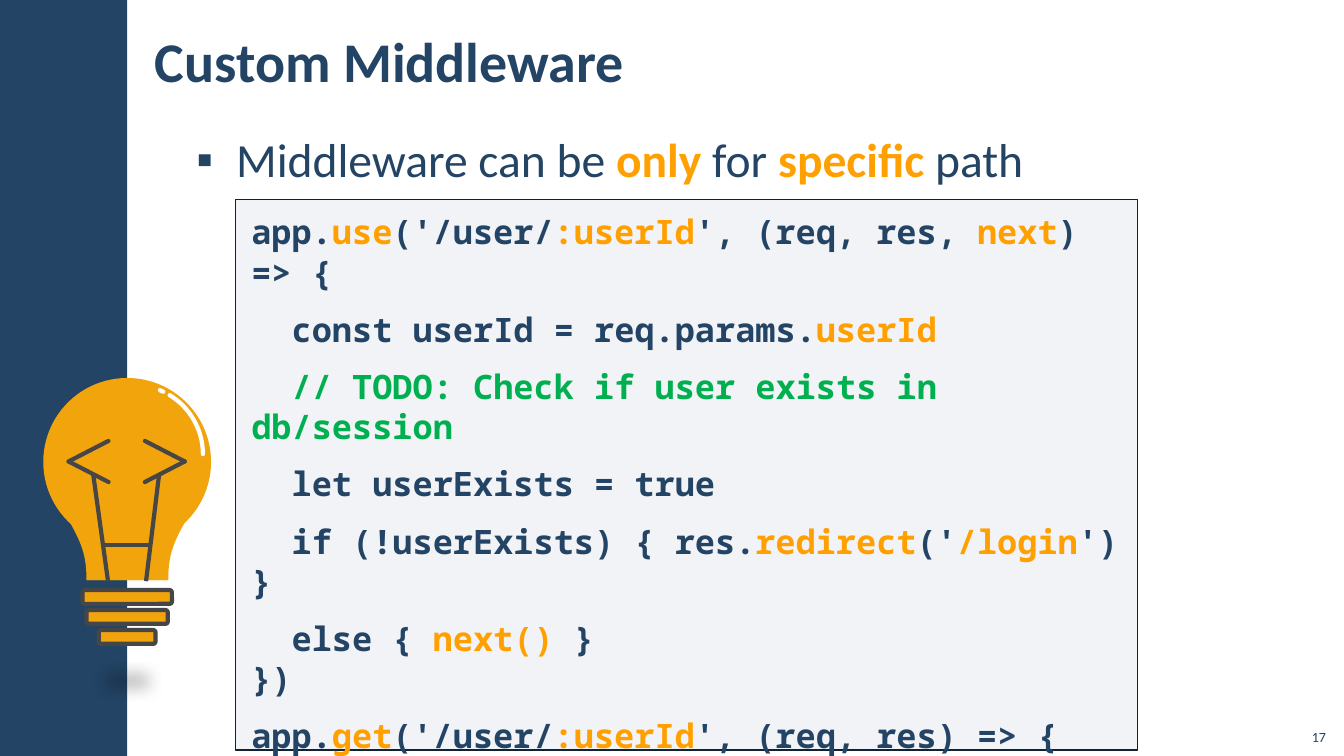
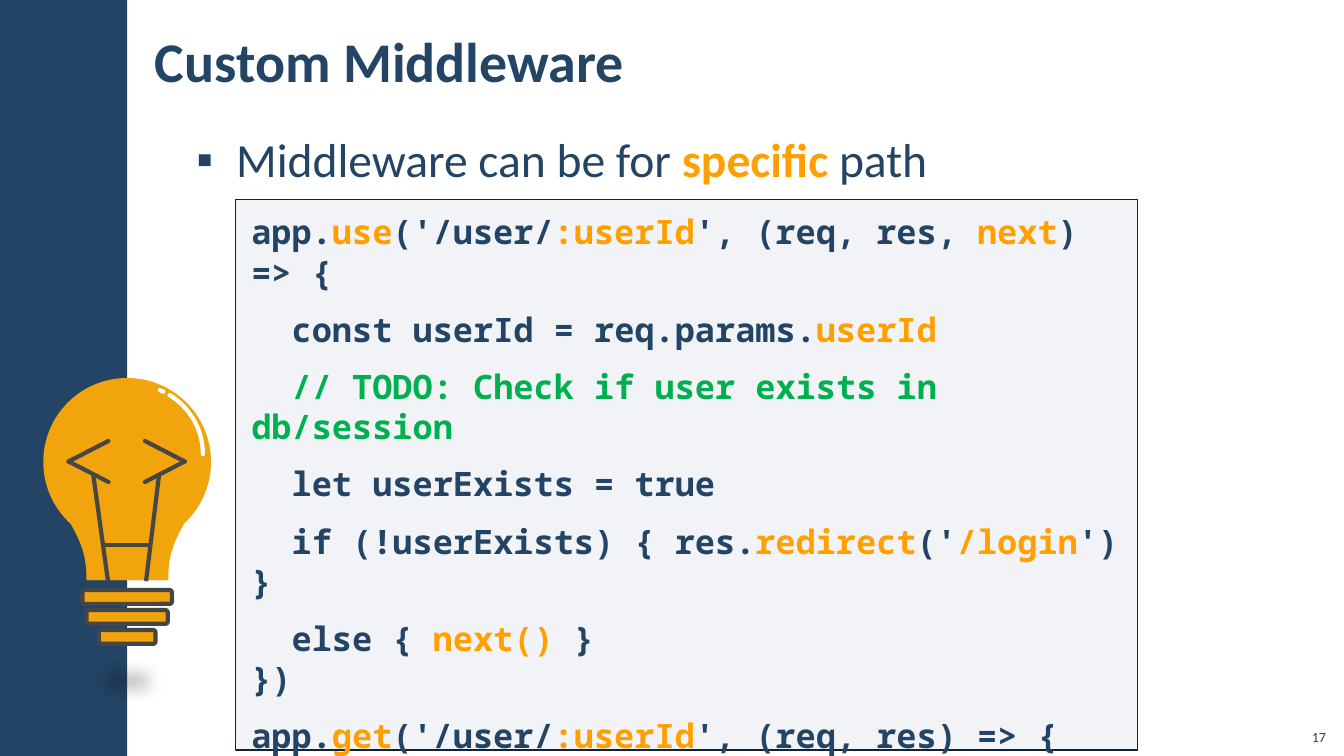
Before and after one commit to slazeRnet/JavaScript, a slide deck: slide 17 of JS-Back-End/03-ExpressJS and Templating/lab/03. ExpressJS-and-Templating.pptx. Drawn at 1344x756 pixels with LibreOffice and Linux fonts; fonts in the diff are those of the drawing; background and template pictures are left out. Boxes give left, top, right and bottom in pixels: in the first picture for what was removed or moved away, otherwise in the second. Text is boxed around its words. In the diff, an @@ line names an element or a change of style, - is before the commit and + after.

```diff
--- a/JS-Back-End/03-ExpressJS and Templating/lab/03. ExpressJS-and-Templating.pptx
+++ b/JS-Back-End/03-ExpressJS and Templating/lab/03. ExpressJS-and-Templating.pptx
@@ text at bbox=[236, 143, 927, 185]: text changed @@
-▪ Middleware can be only for specific path
+▪ Middleware can be for specific path
```
Also in this commit, not shown: 18 other slides changed, 1 slide added, 13 other files.
